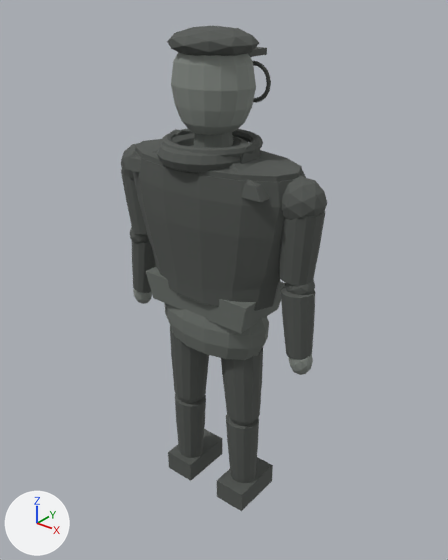
The glTF model public/cue-id/candidates/club-minimal-candidate-v1.glb: old version first, new version second.
Before and after are seen from a 50 mm lens placed at (3.14, -3.79, 3.21), pointed at (0.01, 0.12, 0.79). Lighting does not change. The marker at lower left points along +X, +Y and +Z. The first picture is the older version.

In view in the first picture: 'accessory_cap_crown', 'boot_left', 'boot_right', 'forearm_left', 'forearm_right', 'hand_right', 'head', 'hips', 'outfit_bomber', 'outfit_hoodie', 'shin_left', 'shin_right', 'shoulder_left', 'shoulder_right', 'thigh_left', 'thigh_right', 'upper_arm_left', 'upper_arm_right', 'waist' and 13 more.
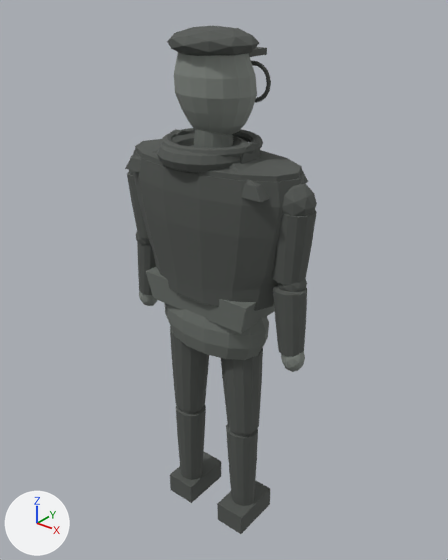
Edits to the bpy script that builds the scene:
```text
Change me_head:
    remove me_head.from_pydata(...)  # 98 vertices, 192 faces; spans x -0.35..0.35, y -0.29..0.29, z 2.12..2.81
    add me_head.from_pydata(...)  # 114 vertices, 224 faces; spans x -0.34..0.34, y -0.26..0.315, z 2.1..2.85
    me_head part 1: the whole mesh is rebuilt
Change me_shoulder_left:
    remove me_shoulder_left.from_pydata(...)  # 42 vertices, 80 faces; spans x -1.035..-0.625, y -0.176..0.176, z 1.541..1.919
    add me_shoulder_left.from_pydata(...)  # 42 vertices, 80 faces; spans x -0.95..-0.57, y -0.16..0.16, z 1.539..1.881
    me_shoulder_left part 2: the whole mesh is scaled about its middle by (0.927, 0.905, 0.907), then moved by (0.07, 0.0, -0.02)
Change me_upper_arm_left:
    remove me_upper_arm_left.from_pydata(...)  # 44 vertices, 84 faces; spans x -1.046..-0.68, y -0.146..0.146, z 1.072..1.708
    add me_upper_arm_left.from_pydata(...)  # 44 vertices, 84 faces; spans x -0.97..-0.61, y -0.146..0.146, z 1.051..1.689
    me_upper_arm_left part 3: the whole mesh is turned 0.6 degrees about the y axis through its middle, then moved by (0.073, 0.0, -0.02)
Change me_forearm_left:
    remove me_forearm_left.from_pydata(...)  # 44 vertices, 84 faces; spans x -1.051..-0.737, y -0.087..0.157, z 0.422..1.038
    add me_forearm_left.from_pydata(...)  # 44 vertices, 84 faces; spans x -0.968..-0.66, y -0.087..0.157, z 0.422..1.038
    me_forearm_left part 4: the whole mesh is turned -0.6 degrees about the y axis through its middle, then moved by (0.08, 0.0, 0.0)
Change me_shoulder_right:
    remove me_shoulder_right.from_pydata(...)  # 42 vertices, 80 faces; spans x 0.625..1.035, y -0.176..0.176, z 1.541..1.919
    add me_shoulder_right.from_pydata(...)  # 42 vertices, 80 faces; spans x 0.57..0.95, y -0.16..0.16, z 1.539..1.881
    me_shoulder_right part 5: the whole mesh is scaled about its middle by (0.927, 0.905, 0.907), then moved by (-0.07, 0.0, -0.02)
Change me_upper_arm_right:
    remove me_upper_arm_right.from_pydata(...)  # 44 vertices, 84 faces; spans x 0.683..1.026, y -0.146..0.146, z 1.07..1.71
    add me_upper_arm_right.from_pydata(...)  # 44 vertices, 84 faces; spans x 0.611..0.953, y -0.146..0.146, z 1.05..1.69
    me_upper_arm_right part 6: the whole mesh is turned -0.3 degrees about the y axis through its middle, then moved by (-0.072, 0.0, -0.02)
Change me_forearm_right:
    remove me_forearm_right.from_pydata(...)  # 44 vertices, 84 faces; spans x 0.728..1.02, y -0.147..0.097, z 0.421..1.039
    add me_forearm_right.from_pydata(...)  # 44 vertices, 84 faces; spans x 0.654..0.944, y -0.147..0.097, z 0.421..1.039
    me_forearm_right part 7: the whole mesh is turned 0.3 degrees about the y axis through its middle, then moved by (-0.075, 0.0, 0.0)
Change me_hand_right:
    remove me_hand_right.from_pydata(...)  # 42 vertices, 80 faces; spans x 0.831..1.039, y -0.121..0.061, z 0.264..0.536
    add me_hand_right.from_pydata(...)  # 42 vertices, 80 faces; spans x 0.756..0.964, y -0.121..0.061, z 0.264..0.536
    me_hand_right part 8: the whole mesh is moved by (-0.075, 0.0, 0.0)
Change me_boot_left:
    remove me_boot_left.from_pydata(...)  # 8 vertices, 12 faces; spans x -0.477..-0.167, y -0.205..0.315, z -1.435..-1.225
    add me_boot_left.from_pydata(...)  # 8 vertices, 12 faces; spans x -0.472..-0.172, y -0.2..0.3, z -1.75..-1.53
    me_boot_left part 9: the whole mesh is scaled about its middle by (0.968, 0.962, 1.05), then moved by (0.0, -0.005, -0.31)
Change me_boot_right:
    remove me_boot_right.from_pydata(...)  # 8 vertices, 12 faces; spans x 0.177..0.487, y -0.205..0.315, z -1.435..-1.225
    add me_boot_right.from_pydata(...)  # 8 vertices, 12 faces; spans x 0.182..0.482, y -0.2..0.3, z -1.75..-1.53
    me_boot_right part 10: the whole mesh is scaled about its middle by (0.968, 0.962, 1.05), then moved by (0.0, -0.005, -0.31)
```

Pixel boxes (x1, y1, x2, y2) of what changed, in the pictures (448 x 560 px):
'head', reshaped: before (171, 52, 256, 135); after (174, 52, 257, 135)
'upper_arm_right', moved: before (279, 211, 325, 286); after (272, 210, 317, 285)
'boot_right', moved, rescaled: before (217, 457, 273, 511); after (217, 480, 270, 534)
'forearm_right', moved: before (281, 287, 315, 360); after (273, 284, 307, 357)
'boot_left', moved, rescaled: before (168, 429, 222, 481); after (170, 452, 221, 503)
'shoulder_right', moved, rescaled: before (282, 177, 327, 220); after (282, 182, 317, 216)
'forearm_left', moved, turned: before (132, 241, 156, 293); after (137, 242, 156, 295)
'upper_arm_left', moved, turned: before (121, 169, 147, 234); after (127, 172, 148, 238)
'hand_right', moved: before (288, 354, 313, 375); after (281, 351, 305, 372)
'shoulder_left', moved, rescaled (mostly hidden afterwards): before (121, 143, 139, 180); after (129, 155, 133, 175)
